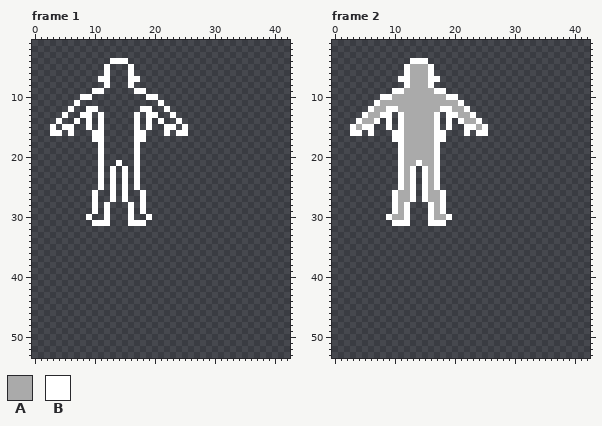
Two states of a pixel-art file, .Assets and Files/ShovelHittingGame/UI.aseprite. The picture above was drawn from the file before the commit.
120x120 pixels, 4 frames. Shown: frame 1: x 0..42, y 1..53; frame 2: x 0..42, y 1..53. The commit also changed other frames, which this record leaves out.
Palette (. is transparent): A #aaaaaa  B #ffffff
Pixels before, frame 1, first column x 3:
 4 ..........BBB..........
 5 .........B...B.........
 6 .........B...B.........
 7 ........BB...BB........
 8 .........B...B.........
 9 .......BB.....BB.......
10 .....BB.........BB.....
11 ....B.............B....
12 ...B..BB.......BB..B...
13 ..B..BB.B.....B.BB..B..
14 .B..B.B.B.....B.B.B..B.
15 B.BB..B.B.....B.B..BB.B
16 BB.B...BB.....BB...B.BB
17 .......BB.....BB.......
18 ........B.....B........
19 ........B.....B........
20 ........B.....B........
21 ........B..B..B........
22 ........B.B.B.B........
23 ........B.B.B.B........
24 ........B.B.B.B........
25 ........B.B.B.B........
26 .......B..B.B..B.......
27 .......B..B.B..B.......
28 .......B.B...B.B.......
29 .......B.B...B.B.......
30 ......B..B...B..B......
31 .......BBB...BBB.......
Pixels before, frame 2, first column x 3:
 4 ..........BBB..........
 5 .........BAAAB.........
 6 .........BAAAB.........
 7 ........BBAAABB........
 8 .........BAAAB.........
 9 .......BBAAAAABB.......
10 .....BBAAAAAAAAABB.....
11 ....BAAAAAAAAAAAAAB....
12 ...BAABBAAAAAAABBAAB...
13 ..BAABB.BAAAAAB.BBAAB..
14 .BAAB.B.BAAAAAB.B.BAAB.
15 BABB..B.BAAAAAB.B..BBAB
16 BB.B...BBAAAAABB...B.BB
17 .......BBAAAAABB.......
18 ........BAAAAAB........
19 ........BAAAAAB........
20 ........BAAAAAB........
21 ........BAABAAB........
22 ........BAB.BAB........
23 ........BAB.BAB........
24 ........BAB.BAB........
25 ........BAB.BAB........
26 .......BAAB.BAAB.......
27 .......BAAB.BAAB.......
28 .......BAB...BAB.......
29 .......BAB...BAB.......
30 ......BAAB...BAAB......
31 .......BBB...BBB.......
After:
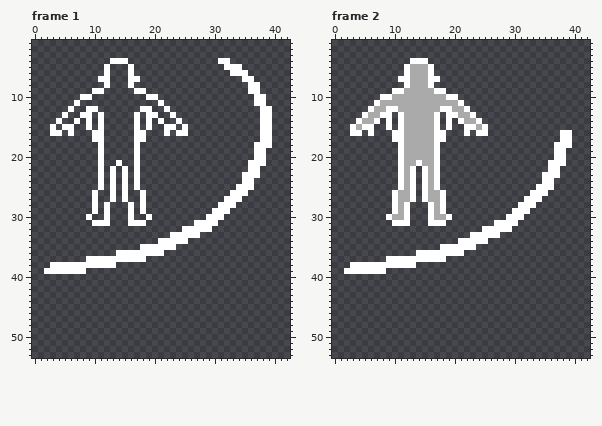
The edit:
layer "UI/Stamina" now shown
Frame 1, layer "UI/Stamina":
y 4: x 31..32 .. -> BB
y 5: x 32..34 ... -> BBB
y 6: x 33..35 ... -> BBB
y 7: x 35..36 .. -> BB
y 8..9: x 36..37 .. -> BB
y 10..11: x 37..38 .. -> BB
y 12..17: x 38..39 .. -> BB
y 18: x 37..39 ... -> BBB
y 19..20: x 37..38 .. -> BB
y 21: x 36..38 ... -> BBB
y 22: x 36..37 .. -> BB
y 23: x 35..37 ... -> BBB
y 24: x 35..36 .. -> BB
y 25: x 34..36 ... -> BBB
y 26: x 33..35 ... -> BBB
y 27: x 32..34 ... -> BBB
y 28: x 31..33 ... -> BBB
y 29: x 30..32 ... -> BBB
y 30: x 29..31 ... -> BBB
y 31: x 27..30 .... -> BBBB
y 32: x 25..29 ..... -> BBBBB
y 33: x 23..27 ..... -> BBBBB
y 34: x 21..25 ..... -> BBBBB
y 35: x 18..23 ...... -> BBBBBB
y 36: x 14..21 ........ -> BBBBBBBB
y 37: x 9..18 .......... -> BBBBBBBBBB
y 38: x 3..13 ........... -> BBBBBBBBBBB
y 39: x 2..8 ....... -> BBBBBBB
Frame 2, layer "UI/Stamina":
y 16..17: x 38..39 .. -> BB
y 18: x 37..39 ... -> BBB
y 19..20: x 37..38 .. -> BB
y 21: x 36..38 ... -> BBB
y 22: x 36..37 .. -> BB
y 23: x 35..37 ... -> BBB
y 24: x 35..36 .. -> BB
y 25: x 34..36 ... -> BBB
y 26: x 33..35 ... -> BBB
y 27: x 32..34 ... -> BBB
y 28: x 31..33 ... -> BBB
y 29: x 30..32 ... -> BBB
y 30: x 29..31 ... -> BBB
y 31: x 27..30 .... -> BBBB
y 32: x 25..29 ..... -> BBBBB
y 33: x 23..27 ..... -> BBBBB
y 34: x 21..25 ..... -> BBBBB
y 35: x 18..23 ...... -> BBBBBB
y 36: x 14..21 ........ -> BBBBBBBB
y 37: x 9..18 .......... -> BBBBBBBBBB
y 38: x 3..13 ........... -> BBBBBBBBBBB
y 39: x 2..8 ....... -> BBBBBBB
